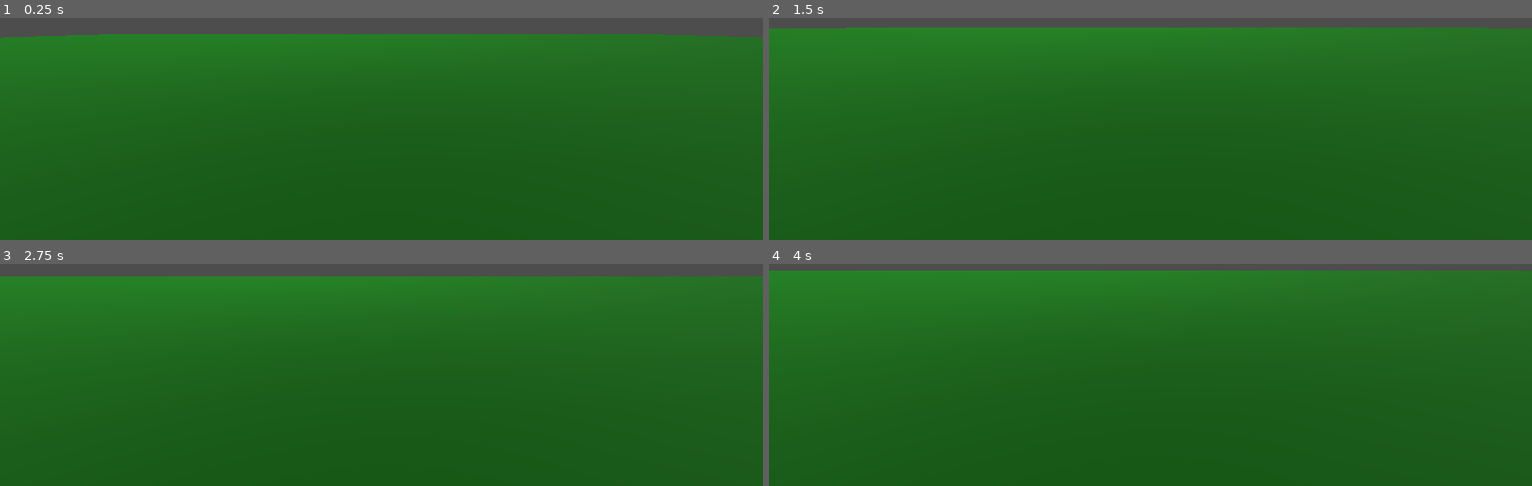
Above: before the commit, frames 1-4 (two rows, left to right).
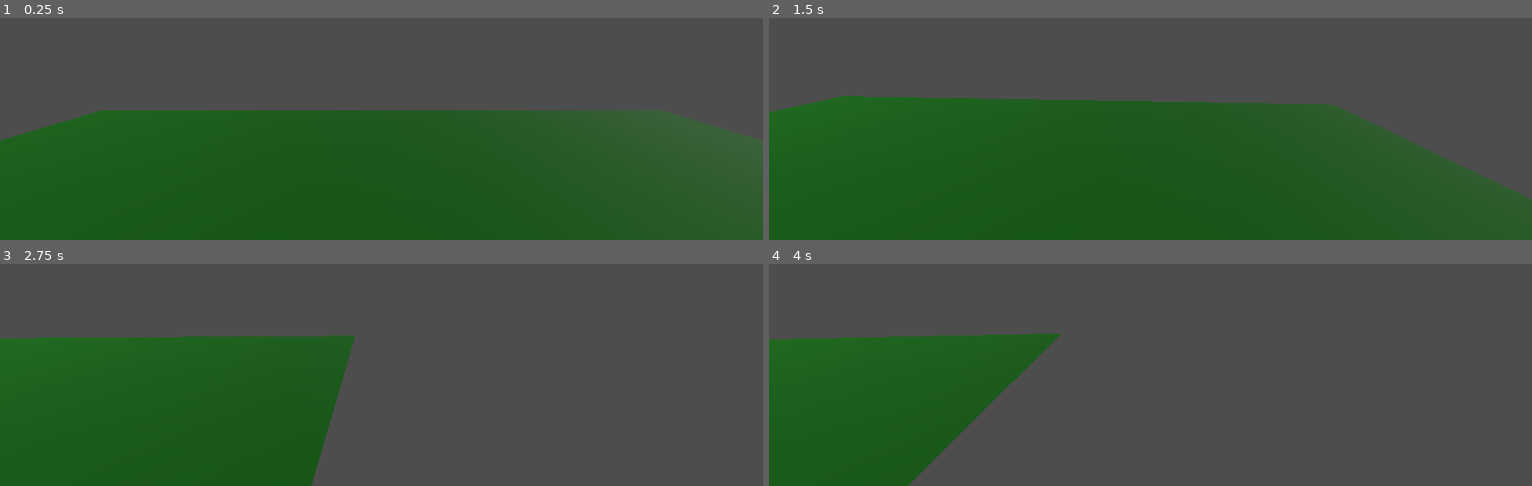
Above: after the commit, the same moments.

Repository: majohannsen/godot-real-world-simulator
Game: Godot game, scene res://main.tscn
The game is run twice, just before and just after one commit, with the same random seed, the same clock (stepped at 60 frames per second) and the same inputs.
Inputs (mouse positions are in pixels of both pictures, inside the frame that each line leads up to):
- Up to frame 1 (0.25 s): no input
- Up to frame 2 (1.5 s): tap Enter (ui_accept) at 0.5, 0.77 s; move the mouse to (1188, 24) at 0.52 s; hold D (right) 0.53-1.28 s; tap W (front) at 0.6 s; click (1188, 24) at 0.67 s; move the mouse to (1112, 26) at 1.27 s; hold S (back) from 1.28 s (still down); tap F at 1.35 s
- Up to frame 3 (2.75 s): tap Enter (ui_accept) at 1.52 s; move the mouse to (396, 264) at 2.02 s; release S (back) at 2.03 s; hold D (right) from 2.03 s (still down); hold Shift from 2.03 s (still down)
- Up to frame 4 (4 s): move the mouse to (1142, 279) at 2.77 s; release Shift at 2.78 s; tap E at 2.85 s; click (1142, 279) at 2.92 s; tap Enter (ui_accept) at 3.02, 3.77 s; move the mouse to (1203, 277) at 3.52 s; release D (right) at 3.53 s; hold A (left) from 3.53 s (still down); tap W (front) at 3.6 s

The runs differ from the first frame. In frame 1, 38% of the frame differs, in the area x 0-100%, y 7-72%; in frame 2, 39%; in frame 3, 65%; in frame 4, 78%, in the area x 0-100%, y 3-100%.

Commit message:
spawn houses in multiple chunks

Diff:
--- a/assets/simple_fpsplayer/Player.gd
+++ b/assets/simple_fpsplayer/Player.gd
@@ -3,7 +3,7 @@
 const ACCEL = 10
 const DEACCEL = 30
 
-const SPEED = 5.0
+const SPEED = 500
 const SPRINT_MULT = 2
 const JUMP_VELOCITY = 4.5
 const MOUSE_SENSITIVITY = 0.06
@@ -50,10 +50,13 @@
 				flashlight.show()
 
 func _physics_process(delta):
+	# log position
+	print("Player position: ",self.transform.origin)
+
 	var moving = false
 	# Add the gravity. Pulls value from project settings.
-	if not is_on_floor():
-		velocity.y -= gravity * delta
+#	if not is_on_floor():
+#		velocity.y -= gravity * delta
 
 	# Handle Jump.
 	if Input.is_action_just_pressed("ui_accept") and is_on_floor():
--- a/house_spawner.gd
+++ b/house_spawner.gd
@@ -7,19 +7,21 @@
 
 @onready var main = get_parent()
 
-func fetchCoordinates():
-	var lat1 = main.lat_center - main.lat_span/2
-	var lat2 = main.lat_center + main.lat_span/2
-	var lon1 = main.lon_center - main.lon_span/2
-	var lon2 = main.lon_center + main.lon_span/2
+func fetchCoordinates(chunk: Vector2):
+	var lat1 = main.lat_center - main.lat_span/2 + main.lat_span * chunk.x
+	var lat2 = main.lat_center + main.lat_span/2 + main.lat_span * chunk.x
+	var lon1 = main.lon_center - main.lon_span/2 + main.lon_span * chunk.y
+	var lon2 = main.lon_center + main.lon_span/2 + main.lon_span * chunk.y
 	var baseUrl = 'https://overpass-api.de/api/interpreter'+"?data="
 	var bbox = "[bbox:%s,%s,%s,%s]" % [lat1,lon1,lat2,lon2]
 	var out = '[out:json]'
 	var timeout = '[timeout:10]'
 	var query = bbox+out+timeout+';way[building];out center;'
 	print(baseUrl+query.uri_encode())
-	$HTTPRequest.request_completed.connect(handleOverpassResponse)
-	$HTTPRequest.request(baseUrl+query.uri_encode())
+	var request = HTTPRequest.new()
+	add_child(request)
+	request.request_completed.connect(handleOverpassResponse)
+	request.request(baseUrl+query.uri_encode())
 
 
 func handleOverpassResponse(result, response_code, headers, body):
@@ -42,8 +44,10 @@
 
 # Called when the node enters the scene tree for the first time.
 func _ready():
-
-	fetchCoordinates()
+	fetchCoordinates(Vector2(0,0))
+	fetchCoordinates(Vector2(1,0))
+	fetchCoordinates(Vector2(0,1))
+	fetchCoordinates(Vector2(1,1))
 
 
 #
--- a/main.gd
+++ b/main.gd
@@ -1,8 +1,8 @@
 extends Node
 
 const earthCircumference = 40075000
-const lat_span = 0.002417346889
-const lon_span = 0.004243254662
+const lat_span = 0.01
+const lon_span = 0.01
 const lat_center = 47.41903911
 const lon_center = 9.726977348
 
@@ -24,7 +24,7 @@
 
 func setCameraPosition():
 	$Player.position.x = 0
-	$Player.position.y = 15
+	$Player.position.y = 150
 	$Player.position.z = 0
 
 func spawnGround():
--- a/main.tscn
+++ b/main.tscn
@@ -14,11 +14,10 @@
 [node name="HouseSpawner" type="Node3D" parent="."]
 script = ExtResource("1_p5w3m")
 
-[node name="HTTPRequest" type="HTTPRequest" parent="HouseSpawner"]
-
 [node name="StreetSpawner" type="Node3D" parent="."]
 script = ExtResource("3_6dvfo")
 
 [node name="HTTPRequest" type="HTTPRequest" parent="StreetSpawner"]
 
 [node name="Player" parent="." instance=ExtResource("4_0w385")]
+transform = Transform3D(-4.37114e-08, -3.48787e-16, -1, 3.48787e-16, 1, -3.48787e-16, 1, -3.48787e-16, -4.37114e-08, 0, 0, 0)
